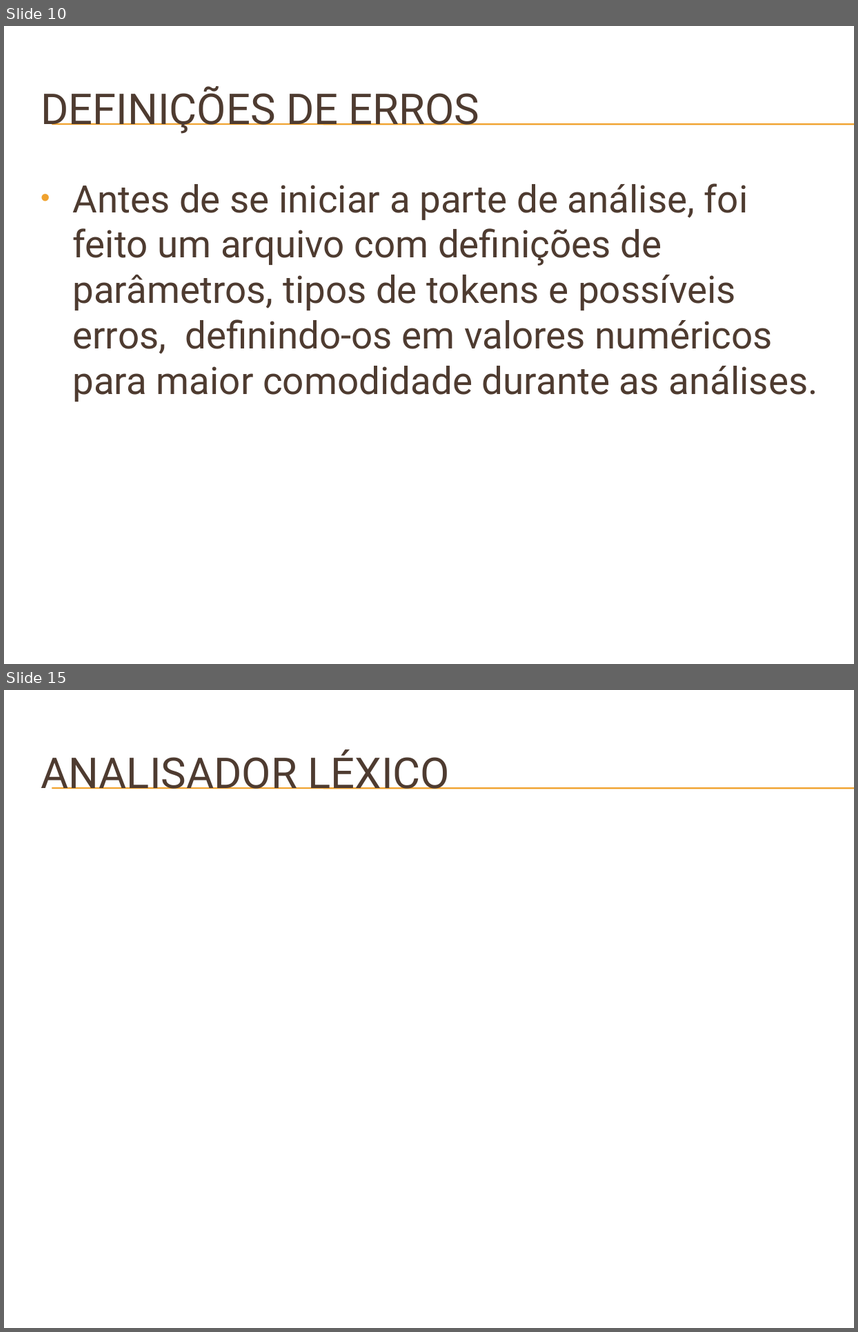
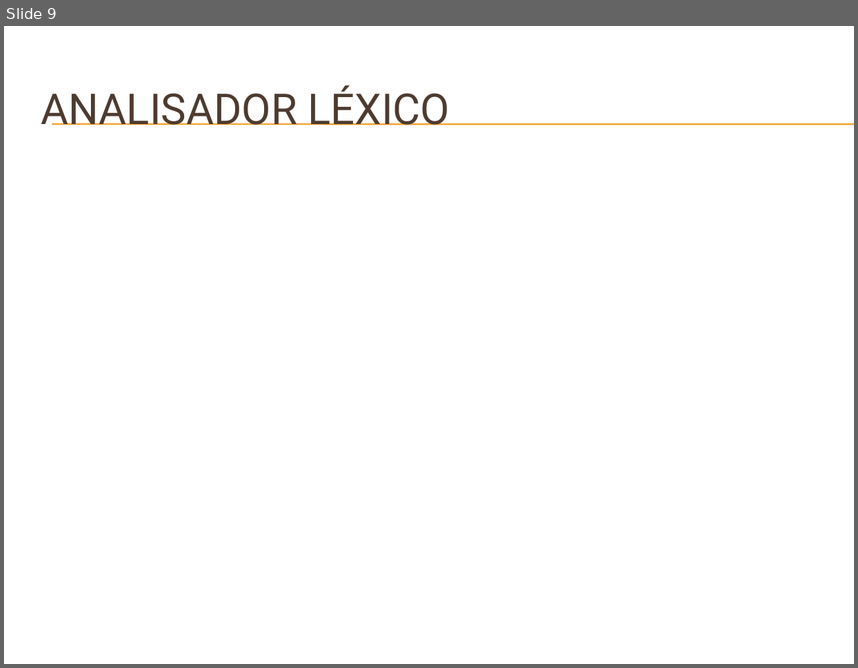
Before and after one commit to badershs/mips-assembler-unb, a slide deck: doc/Apresentação do GMAG – Software Básico.pptx. Shown one above the other, each under a label of ours: slides 10 and 15 before the commit, slide 9 after it; the slides between them are not shown. The pictures are 858x1332 and 858x668 pixels, drawn with LibreOffice and Linux fonts; fonts in the diff are those of the drawing; background and template pictures are left out. Boxes give left, top, right and bottom in pixels: in the first picture for what was removed or moved away, otherwise in the second. Text is boxed around its words. In the diff, an @@ line names an element or a change of style, - is before the commit and + after.

```diff
--- a/doc/Apresentação do GMAG – Software Básico.pptx
+++ b/doc/Apresentação do GMAG – Software Básico.pptx
@@ slide 10 removed at (x1=4, y1=26, x2=854, y2=664), background picture (left out); not listed: 2 template elements that a slide beside it also shows @@
@@ title removed at (x1=41, y1=86, x2=480, y2=134) @@
-DEFINIÇÕES DE ERROS
@@ text removed at (x1=72, y1=183, x2=818, y2=401) @@
-• Antes de se iniciar a parte de análise, foi feito um arquivo com definições de parâmetros, tipos de tokens e possíveis erros, definindo-os em valores numéricos para maior comodidade durante as análises.
@@ what was slide 15 is now slide 9 @@
```
Also in this commit, not shown: 2 slides changed, 15 slides added, 12 other slides removed.
